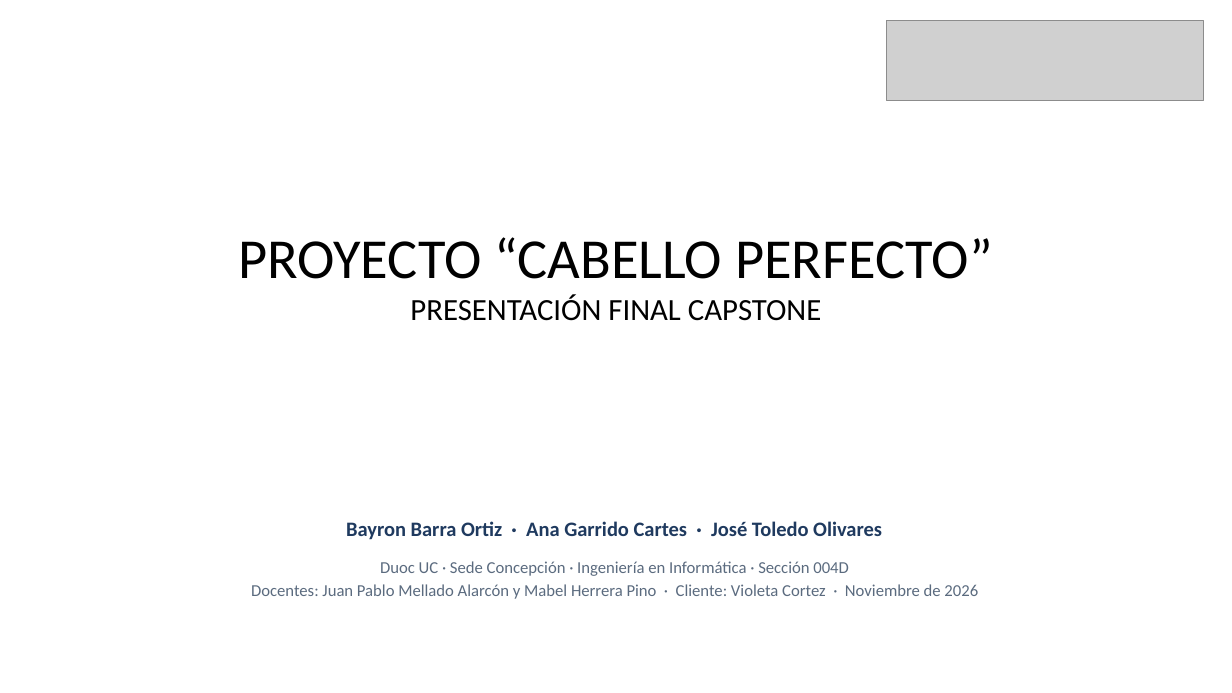
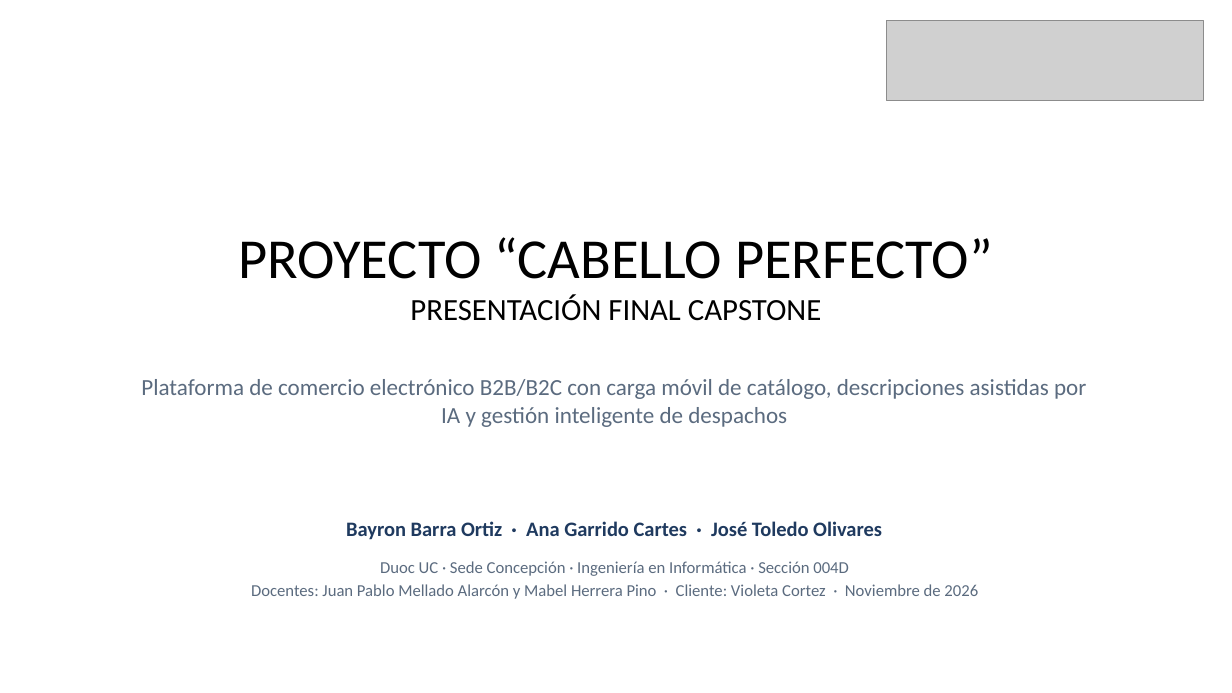
Before and after one commit to Contrum-Projects/fase-1, a slide deck: slide 1 of fase2/Evidencias Proyecto/Presentacion_final_Cabello_Perfecto.pptx. Drawn at 1232x693 pixels with LibreOffice and Linux fonts; fonts in the diff are those of the drawing; grey boxes stand for pictures. Boxes give left, top, right and bottom in pixels: in the first picture for what was removed or moved away, otherwise in the second. Text is boxed around its words. In the diff, an @@ line names an element or a change of style, - is before the commit and + after.

```diff
--- a/fase2/Evidencias Proyecto/Presentacion_final_Cabello_Perfecto.pptx
+++ b/fase2/Evidencias Proyecto/Presentacion_final_Cabello_Perfecto.pptx
@@ text added at bbox=[141, 379, 1086, 427], 18 pt, text #5B6B7F @@
+Plataforma de comercio electrónico B2B/B2C con carga móvil de catálogo, descripciones asistidas por IA y gestión inteligente de despachos
```
Also in this commit, not shown: 4 other slides changed.
